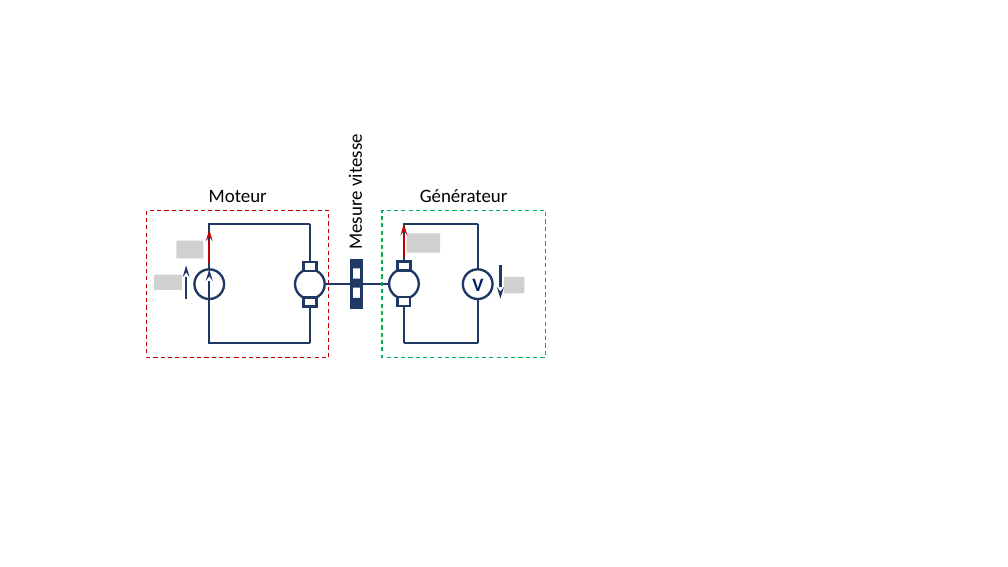
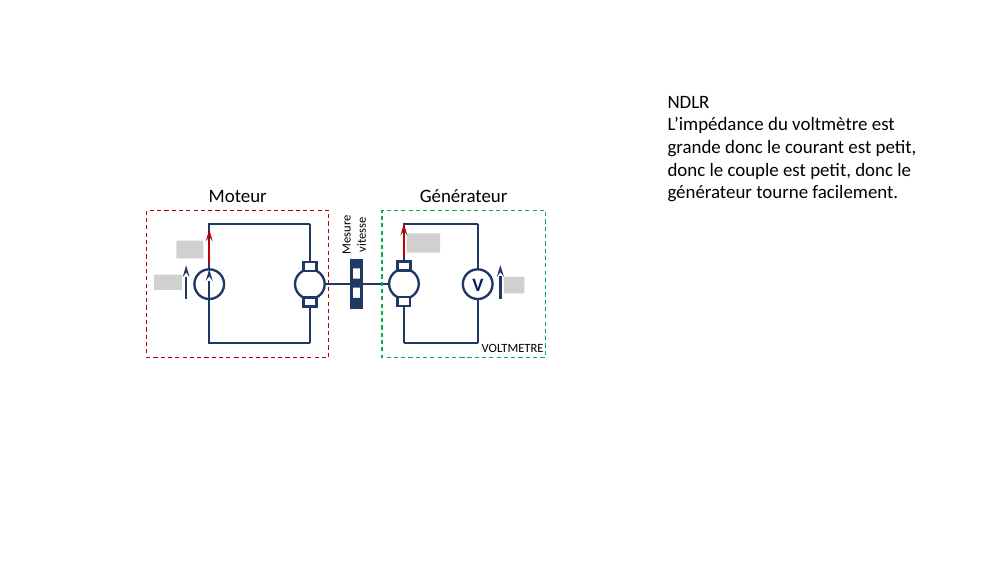
Before and after one commit to xpessoles/TP_Documents_PSI, a slide deck: slide 8 of 12_MoteurCC_3Sigma/Figures_Documentation.pptx. Drawn at 1008x567 pixels with LibreOffice and Linux fonts; fonts in the diff are those of the drawing; grey boxes stand for pictures. Boxes give left, top, right and bottom in pixels: in the first picture for what was removed or moved away, otherwise in the second. Text is boxed around its words. In the diff, an @@ line names an element or a change of style, - is before the commit and + after.

```diff
--- a/12_MoteurCC_3Sigma/Figures_Documentation.pptx
+++ b/12_MoteurCC_3Sigma/Figures_Documentation.pptx
@@ text added at (x1=668, y1=96, x2=917, y2=202), 18 pt, text #000000 @@
+NDLR
+L’impédance du voltmètre est grande donc le courant est petit, donc le couple est petit, donc le générateur tourne facilement.
@@ text "Mesure vitesse" moved from (x1=344, y1=139, x2=367, y2=248) to (x1=339, y1=218, x2=369, y2=253) @@
@@ text "Mesure vitesse" at (x1=339, y1=218, x2=369, y2=253): size 18 to 12 pt @@
@@ arrow moved from (501, 299) - (501, 265) to (501, 265) - (501, 299) @@
@@ text added at (x1=482, y1=344, x2=544, y2=352), 12 pt, text #000000 @@
+VOLTMETRE
```
Also in this commit, not shown: 2 slides added, 2 other files.
